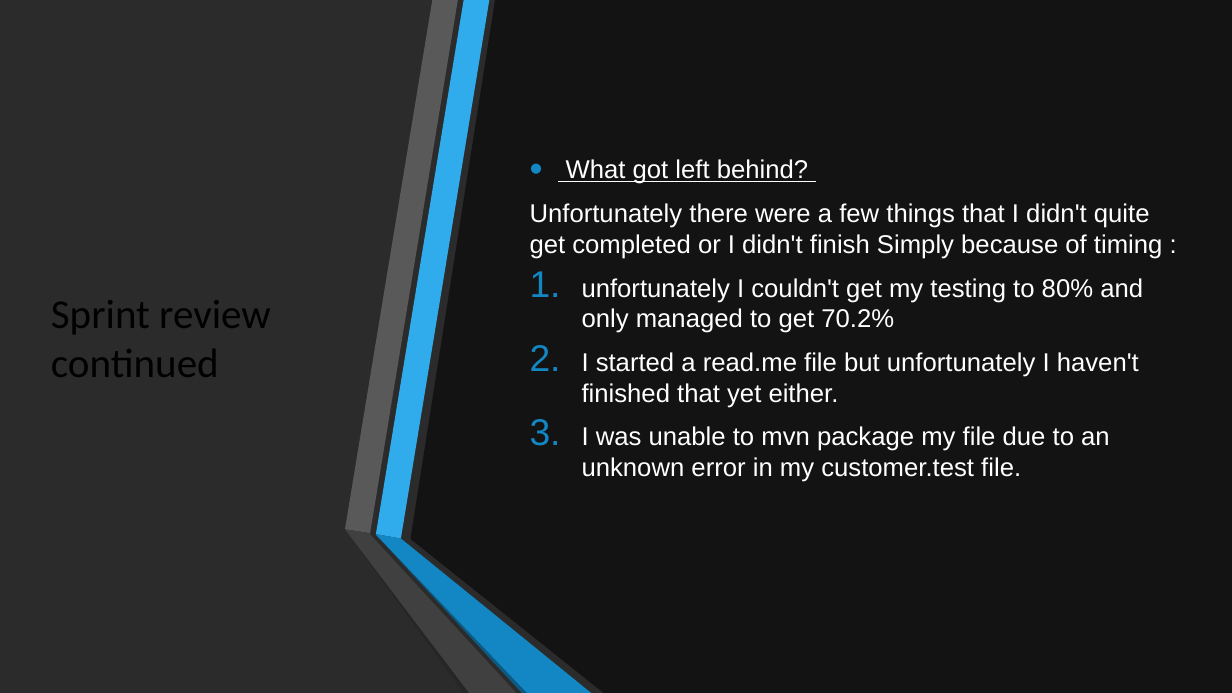
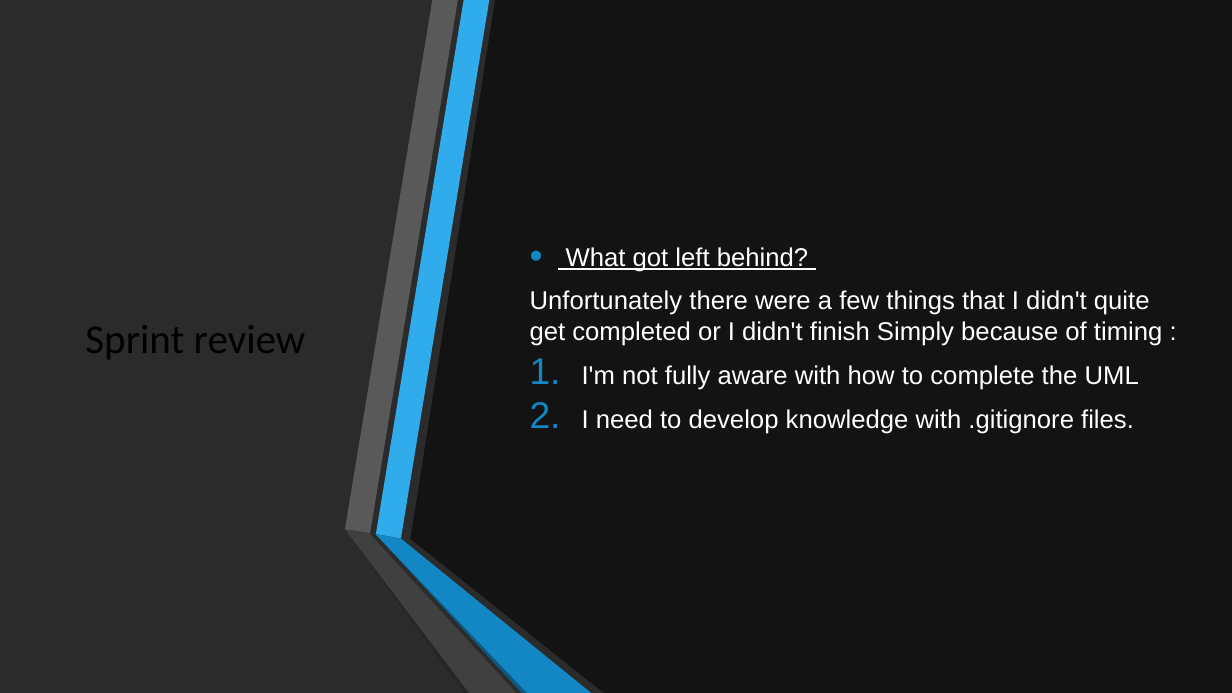
Before and after one commit to AChaffey/HWA-Project-2, a slide deck: slide 8 of documentation/Presentation2.pptx (slide 11 before the commit). Drawn at 1232x693 pixels with LibreOffice and Linux fonts; fonts in the diff are those of the drawing; background and template pictures are left out; a plain dark background stands for a picture behind light text. Boxes give left, top, right and bottom in pixels: in the first picture for what was removed or moved away, otherwise in the second. Text is boxed around its words. In the diff, an @@ line names an element or a change of style, - is before the commit and + after.

```diff
--- a/documentation/Presentation2.pptx
+++ b/documentation/Presentation2.pptx
@@ title at bbox=[85, 325, 306, 359]: text changed @@
-Sprint review continued
+Sprint review
@@ text at bbox=[582, 365, 1139, 434]: text changed @@
-1. unfortunately I couldn't get my testing to 80% and only managed to get 70.2%
-2. I started a read.me file but unfortunately I haven't finished that yet either.
-3. I was unable to mvn package my file due to an unknown error in my customer.test file.
+1. I'm not fully aware with how to complete the UML
+2. I need to develop knowledge with .gitignore files.
```
Also in this commit, not shown: 7 other slides changed, 1 slide added, 4 slides removed.
